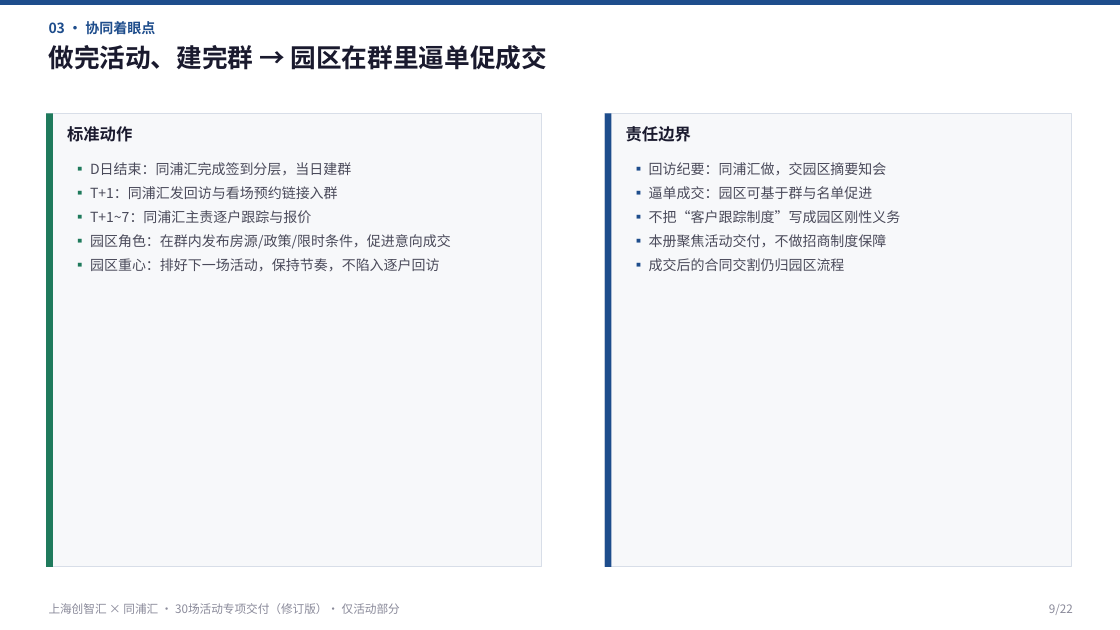
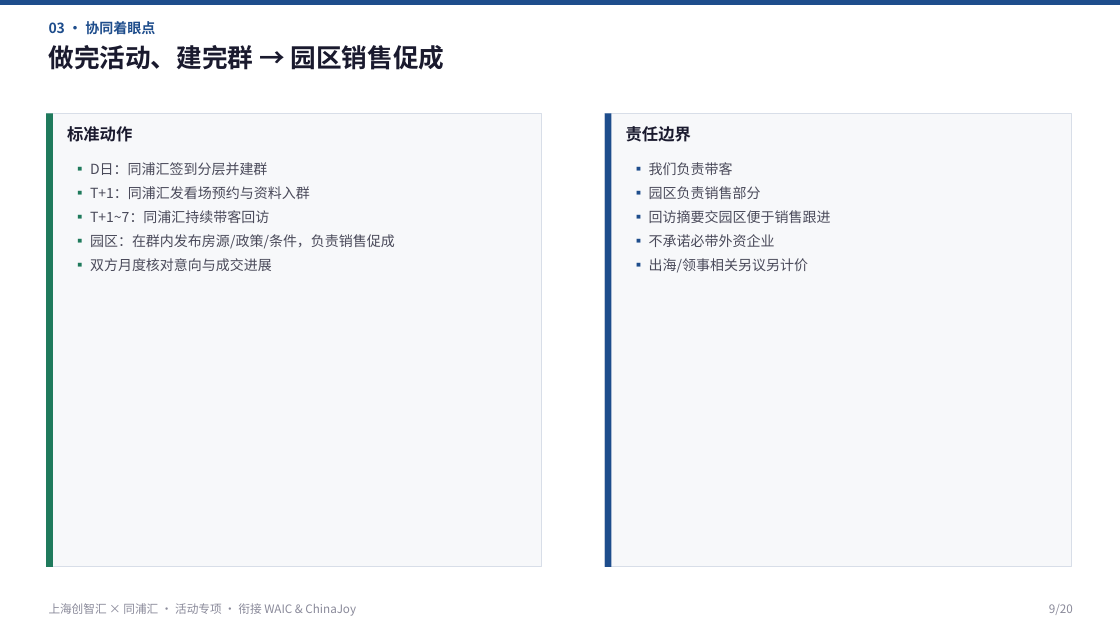
Before and after one commit to hujigang2010-maker/AIDEN, a slide deck: slide 9 of proposal/chuangzhihui-30-events-activity-only-rev.pptx. Drawn at 1120x630 pixels with LibreOffice and Linux fonts; fonts in the diff are those of the drawing. Boxes give left, top, right and bottom in pixels: in the first picture for what was removed or moved away, otherwise in the second. Text is boxed around its words. In the diff, an @@ line names an element or a change of style, - is before the commit and + after.

```diff
--- a/proposal/chuangzhihui-30-events-activity-only-rev.pptx
+++ b/proposal/chuangzhihui-30-events-activity-only-rev.pptx
@@ text at bbox=[49, 45, 445, 70]: text changed @@
-做完活动、建完群 → 园区在群里逼单促成交
+做完活动、建完群 → 园区销售促成
@@ text at bbox=[90, 162, 395, 271]: text changed @@
-▪ D日结束：同浦汇完成签到分层，当日建群
-▪ T+1：同浦汇发回访与看场预约链接入群
-▪ T+1~7：同浦汇主责逐户跟踪与报价
-▪ 园区角色：在群内发布房源/政策/限时条件，促进意向成交
-▪ 园区重心：排好下一场活动，保持节奏，不陷入逐户回访
+▪ D日：同浦汇签到分层并建群
+▪ T+1：同浦汇发看场预约与资料入群
+▪ T+1~7：同浦汇持续带客回访
+▪ 园区：在群内发布房源/政策/条件，负责销售促成
+▪ 双方月度核对意向与成交进展
@@ text at bbox=[649, 162, 831, 273]: text changed @@
-▪ 回访纪要：同浦汇做，交园区摘要知会
-▪ 逼单成交：园区可基于群与名单促进
-▪ 不把“客户跟踪制度”写成园区刚性义务
-▪ 本册聚焦活动交付，不做招商制度保障
-▪ 成交后的合同交割仍归园区流程
+▪ 我们负责带客
+▪ 园区负责销售部分
+▪ 回访摘要交园区便于销售跟进
+▪ 不承诺必带外资企业
+▪ 出海/领事相关另议另计价
@@ text at bbox=[49, 603, 356, 616]: text changed @@
-上海创智汇 × 同浦汇 · 30场活动专项交付（修订版）· 仅活动部分
+上海创智汇 × 同浦汇 · 活动专项 · 衔接 WAIC & ChinaJoy
@@ text at bbox=[1049, 604, 1073, 615]: text changed @@
-9/22
+9/20
```
Also in this commit, not shown: 9 other slides changed, 10 slides added, 12 slides removed, 8 other files.
